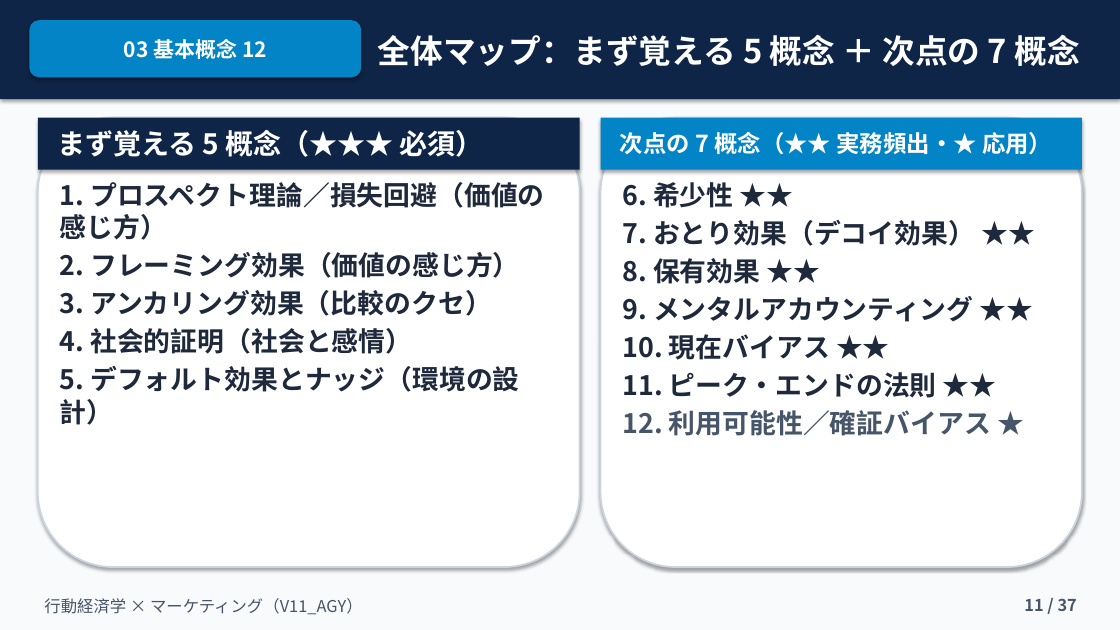
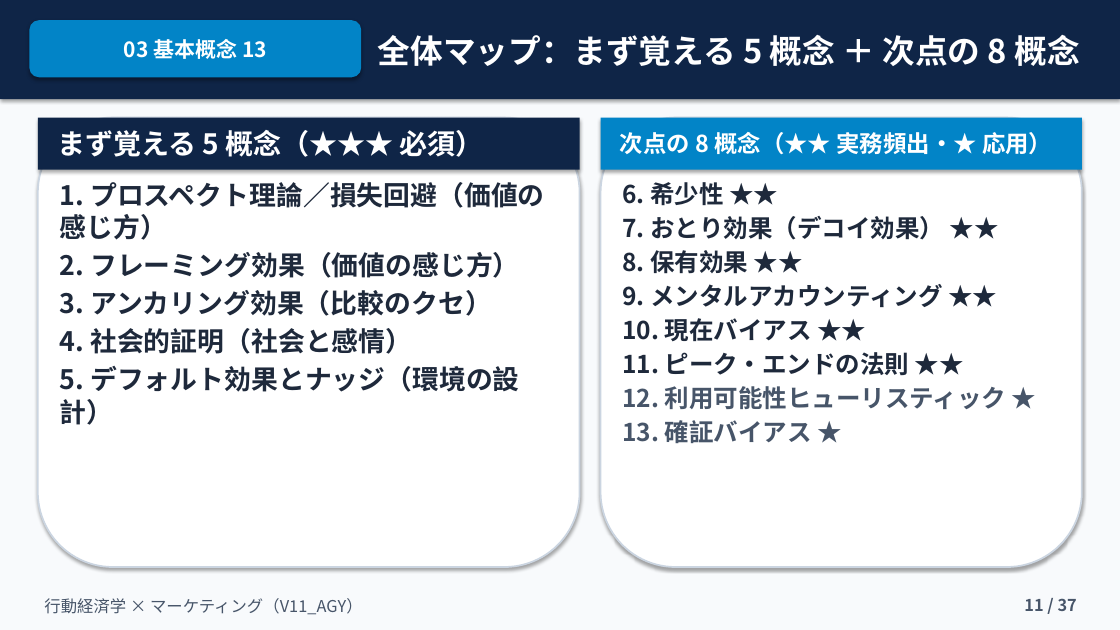
Before and after one commit to kkomatsu81/jns-slide-v11-agy, a slide deck: slide 11 of 融合版_V11_AGY.pptx. Drawn at 1120x630 pixels with LibreOffice and Linux fonts; fonts in the diff are those of the drawing. Boxes give left, top, right and bottom in pixels: in the first picture for what was removed or moved away, otherwise in the second. Text is boxed around its words. In the diff, an @@ line names an element or a change of style, - is before the commit and + after.

```diff
--- a/融合版_V11_AGY.pptx
+++ b/融合版_V11_AGY.pptx
@@ text in rounded rectangle at box(124, 39, 267, 59): text changed @@
-03 基本概念 12
+03 基本概念 13
@@ text at box(378, 35, 1079, 66): text changed @@
-全体マップ：まず覚える 5 概念 ＋ 次点の 7 概念
+全体マップ：まず覚える 5 概念 ＋ 次点の 8 概念
@@ text at box(620, 132, 1052, 154): text changed @@
-次点の 7 概念（★★ 実務頻出・★ 応用）
+次点の 8 概念（★★ 実務頻出・★ 応用）
@@ text at box(622, 182, 944, 375): size 23 to 21 pt in "6. 希少性 ★★", "7. おとり効果（デコイ効果） ★★", "8. 保有効果 ★★", "9. メンタルアカウンティング ★★" and 2 more places; less space between paragraphs @@
@@ text at box(622, 386, 1007, 443): text changed; size 23 to 21 pt @@
-12. 利用可能性／確証バイアス ★
+12. 利用可能性ヒューリスティック ★
+13. 確証バイアス ★
```
Also in this commit, not shown: 5 other slides changed.
